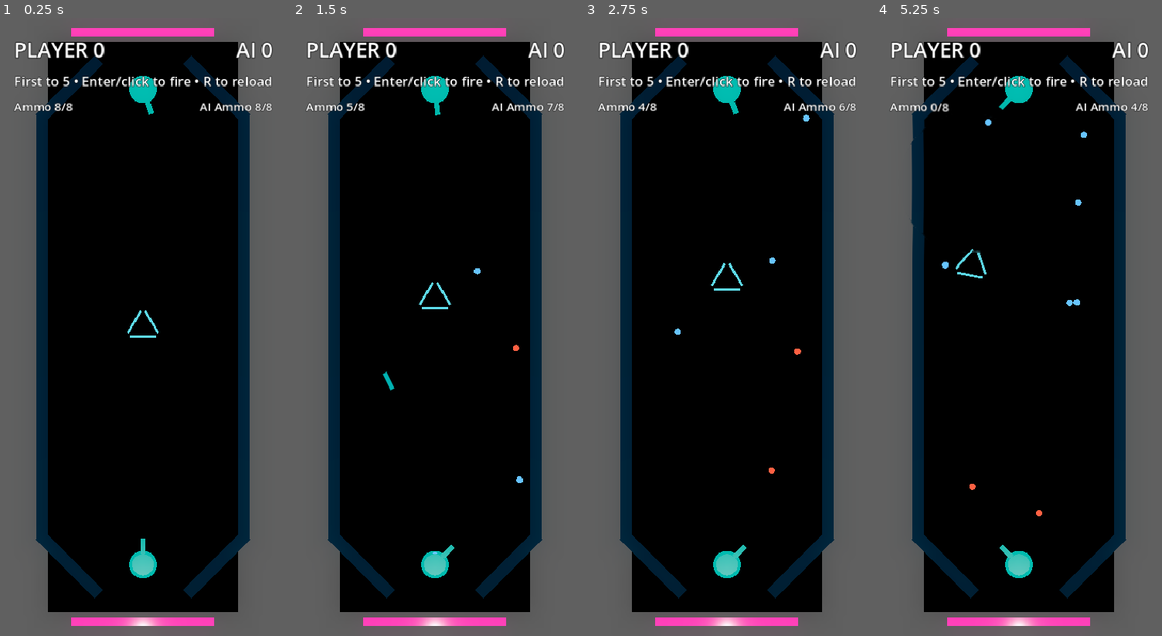
Above: before the commit, frames 1-4 (left to right).
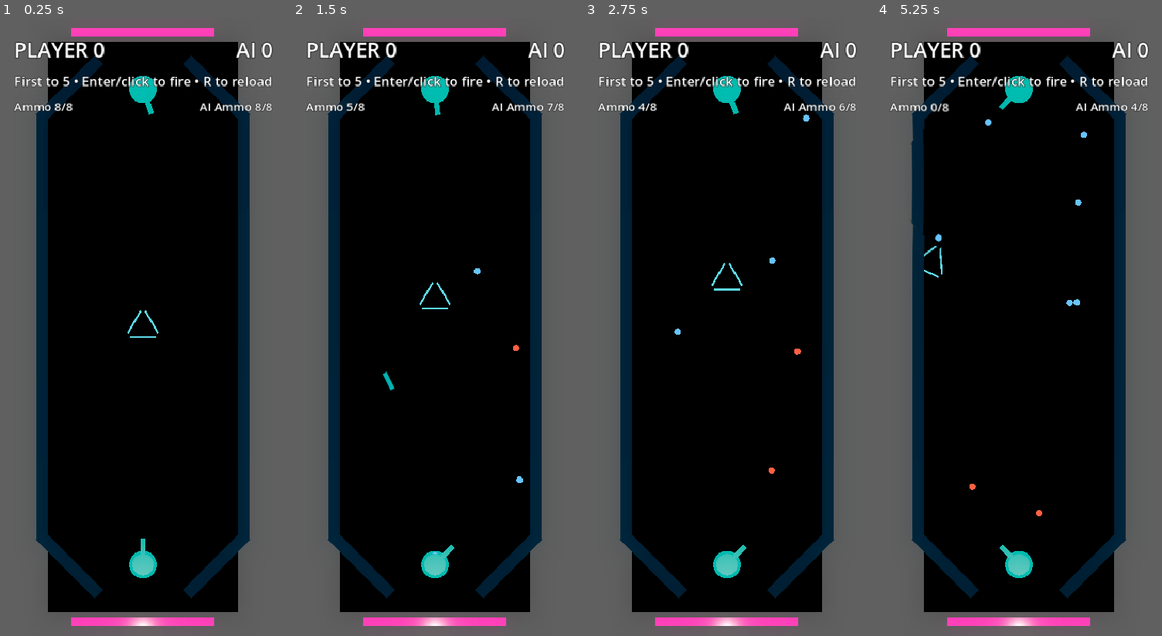
Above: after the commit, the same moments.

Repository: mchambers-mojang/sweet-vinegar-games
Game: Godot game, scene res://carom/scenes/carom_arena.tscn
The game is run twice, just before and just after one commit, with the same random seed, the same clock (stepped at 60 frames per second) and the same inputs. This scene is started directly instead of the project's main scene.
Inputs (mouse positions are in pixels of both pictures, inside the frame that each line leads up to):
- Up to frame 1 (0.25 s): no input
- Up to frame 2 (1.5 s): tap Enter (ui_accept) at 0.5, 0.77, 1.25 s; move the mouse to (497, 296) at 0.52 s; hold Right (ui_right) 0.53-1.25 s; hold Shift 0.53-1.25 s; click (497, 296) at 0.67 s; drag from (377, 357) to (420, 450) at 1.27 s
- Up to frame 3 (2.75 s): tap Enter (ui_accept) at 2 s; move the mouse to (755, 191) at 2.02 s; hold Right (ui_right) from 2.03 s (still down); tap Ctrl at 2.1 s
- Up to frame 4 (5.25 s): release Right (ui_right) at 2.75 s; tap Enter (ui_accept) at 2.75, 3.5, 3.77, 4.25 s; drag from (1004, 450) to (933, 234) at 2.77 s; move the mouse to (1104, 419) at 3.52 s; hold Left (ui_left) 3.53-4.25 s; tap R at 3.6 s; drag from (933, 234) to (976, 172) at 4.27 s; move the mouse to (1033, 327) at 5.02 s; hold Left (ui_left) from 5.03 s (still down); tap Q at 5.1 s; click (1033, 327) at 5.17 s

The runs differ from the first frame. In frame 1, less than 0.1% of the frame differs, in the area x 44-56%, y 47-52%; in frame 2, less than 0.1%; in frame 3, less than 0.1%; in frame 4, 0.3%, in the area x 16-39%, y 34-43%.

Commit message:
fix: solid ConvexPolygonShape3D prism — no more pass-through
Replaced 3 separate thin box walls with a single solid triangular
prism collision (ConvexPolygonShape3D with 6 vertices). Projectiles
can no longer slip through gaps between walls. Visual is still 3
neon edge meshes for the Geometry Wars look.

Co-authored-by: Copilot <223556219+Copilot@users.noreply.github.com>

Diff:
--- a/carom/scenes/carom_puck.tscn
+++ b/carom/scenes/carom_puck.tscn
@@ -2,13 +2,13 @@
 
 [ext_resource type="Script" path="res://carom/scripts/carom_puck.gd" id="1"]
 
-; Wall collision shape — each side of the triangle
-[sub_resource type="BoxShape3D" id="2"]
-size = Vector3(1.1, 0.3, 0.15)
+; Solid triangular prism collision — 6 vertices forming a filled triangle
+[sub_resource type="ConvexPolygonShape3D" id="1"]
+points = PackedVector3Array(0, 0.25, 0.5, 0.433, 0.25, -0.25, -0.433, 0.25, -0.25, 0, 0.55, 0.5, 0.433, 0.55, -0.25, -0.433, 0.55, -0.25)
 
-; Wall mesh
+; Visual mesh — 3 box walls to show the triangle edges (neon outline look)
 [sub_resource type="BoxMesh" id="6"]
-size = Vector3(1.08, 0.28, 0.1)
+size = Vector3(1.08, 0.28, 0.08)
 
 ; Wall material — neon edges
 [sub_resource type="StandardMaterial3D" id="7"]
@@ -31,35 +31,23 @@
 angular_damp = 0.4
 continuous_cd = true
 
-; Wall A: top side
-[node name="WallACol" type="CollisionShape3D" parent="."]
-position = Vector3(0, 0.4, 0.42)
-shape = SubResource("2")
+; Single solid triangular prism collision
+[node name="PrismCollision" type="CollisionShape3D" parent="."]
+shape = SubResource("1")
 
-[node name="WallAMesh" type="MeshInstance3D" parent="."]
+; Visual: 3 edge meshes forming triangle outline (Geometry Wars style)
+[node name="EdgeAMesh" type="MeshInstance3D" parent="."]
 position = Vector3(0, 0.4, 0.42)
 mesh = SubResource("6")
 material_override = SubResource("7")
 
-; Wall B: bottom-right, rotated 120 degrees
-[node name="WallBCol" type="CollisionShape3D" parent="."]
-position = Vector3(0.364, 0.4, -0.21)
-rotation = Vector3(0, 2.094, 0)
-shape = SubResource("2")
-
-[node name="WallBMesh" type="MeshInstance3D" parent="."]
+[node name="EdgeBMesh" type="MeshInstance3D" parent="."]
 position = Vector3(0.364, 0.4, -0.21)
 rotation = Vector3(0, 2.094, 0)
 mesh = SubResource("6")
 material_override = SubResource("7")
 
-; Wall C: bottom-left, rotated 240 degrees
-[node name="WallCCol" type="CollisionShape3D" parent="."]
-position = Vector3(-0.364, 0.4, -0.21)
-rotation = Vector3(0, 4.189, 0)
-shape = SubResource("2")
-
-[node name="WallCMesh" type="MeshInstance3D" parent="."]
+[node name="EdgeCMesh" type="MeshInstance3D" parent="."]
 position = Vector3(-0.364, 0.4, -0.21)
 rotation = Vector3(0, 4.189, 0)
 mesh = SubResource("6")
